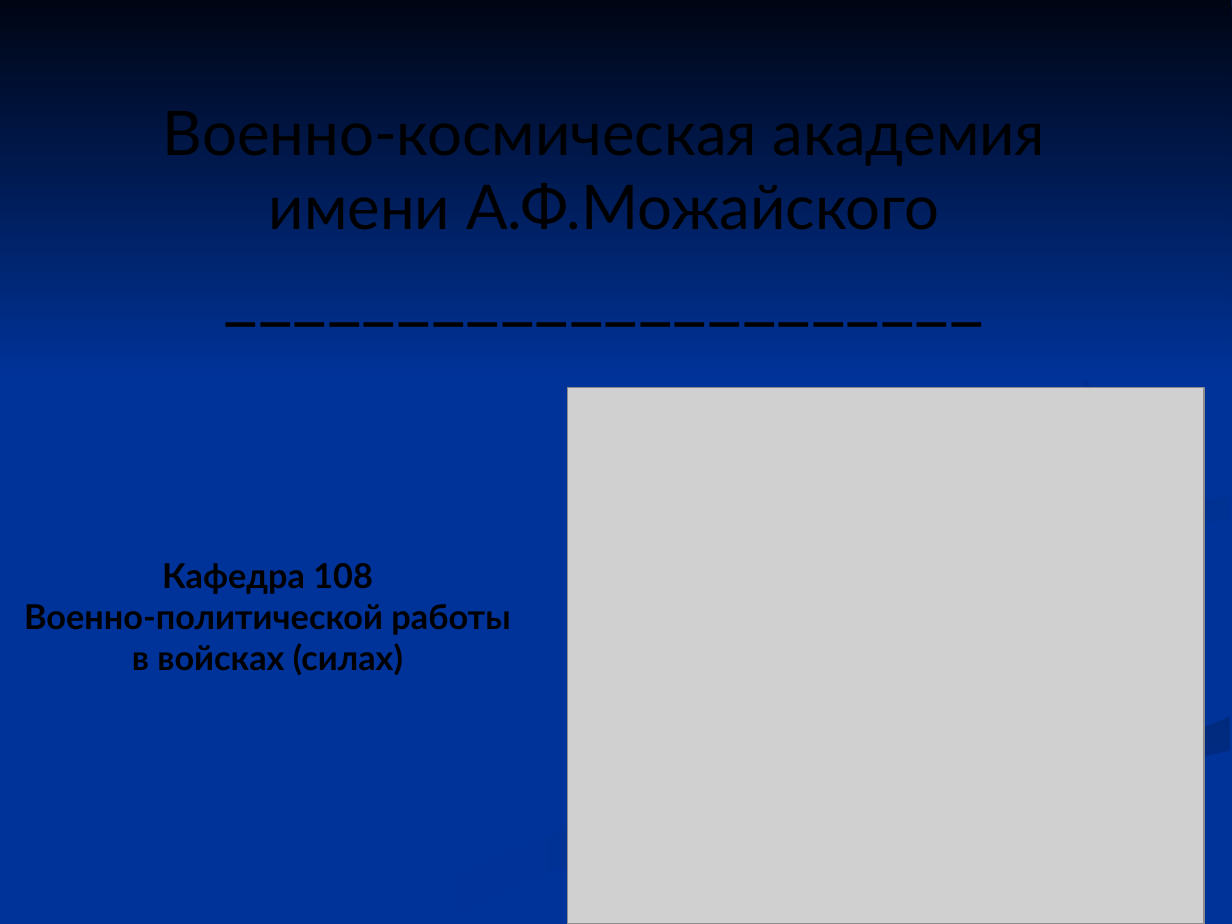
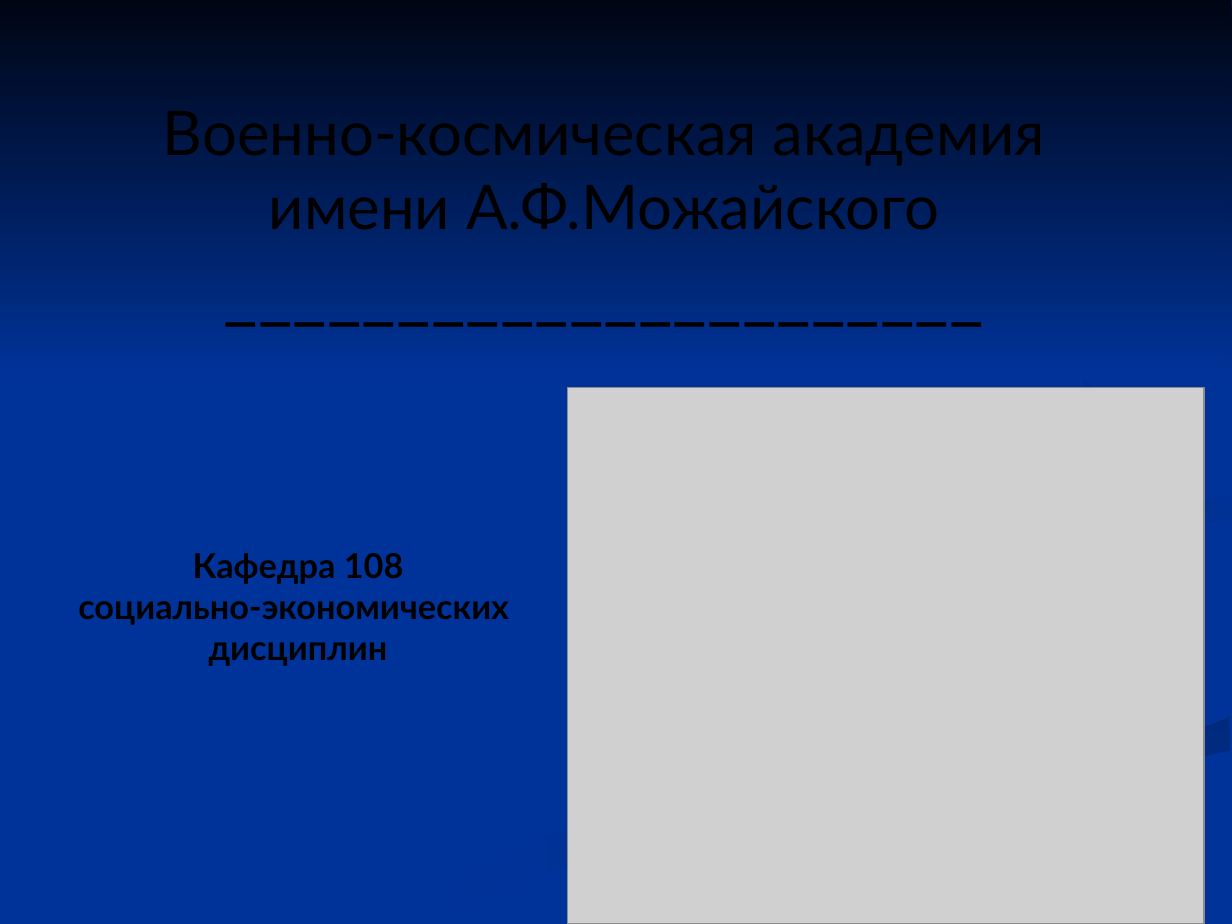
Before and after one commit to shahzod20000901/Storage, a slide deck: slide 1 of Правоведение/Комплект 5.ppt. Drawn at 1232x924 pixels with LibreOffice and Linux fonts; fonts in the diff are those of the drawing; grey boxes stand for pictures. Boxes give left, top, right and bottom in pixels: in the first picture for what was removed or moved away, otherwise in the second. Text is boxed around its words. In the diff, an @@ line names an element or a change of style, - is before the commit and + after.

```diff
--- a/Правоведение/Комплект 5.ppt
+++ b/Правоведение/Комплект 5.ppt
@@ text "Кафедра 108": place and size @@
-text "Кафедра 108" at box(24, 563, 510, 675)
+text "Кафедра 108" at box(78, 553, 509, 666)
@@ text at box(78, 601, 509, 666): text changed @@
-Военно-политической работы в войсках (силах)
+социально-экономических
+дисциплин
```
Also in this commit, not shown: 5 other slides changed, 9 slides added, 33 slides removed, 5 other files.
